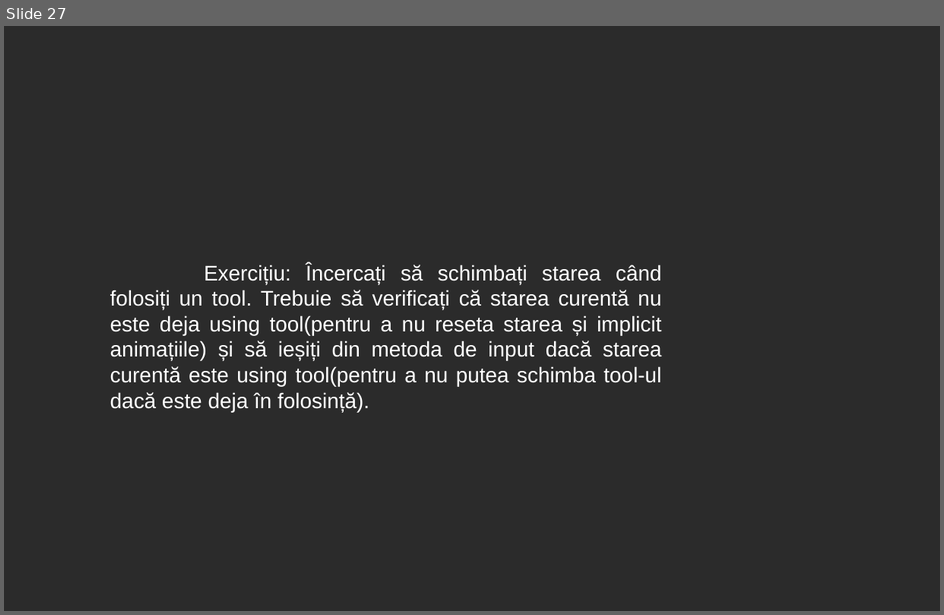
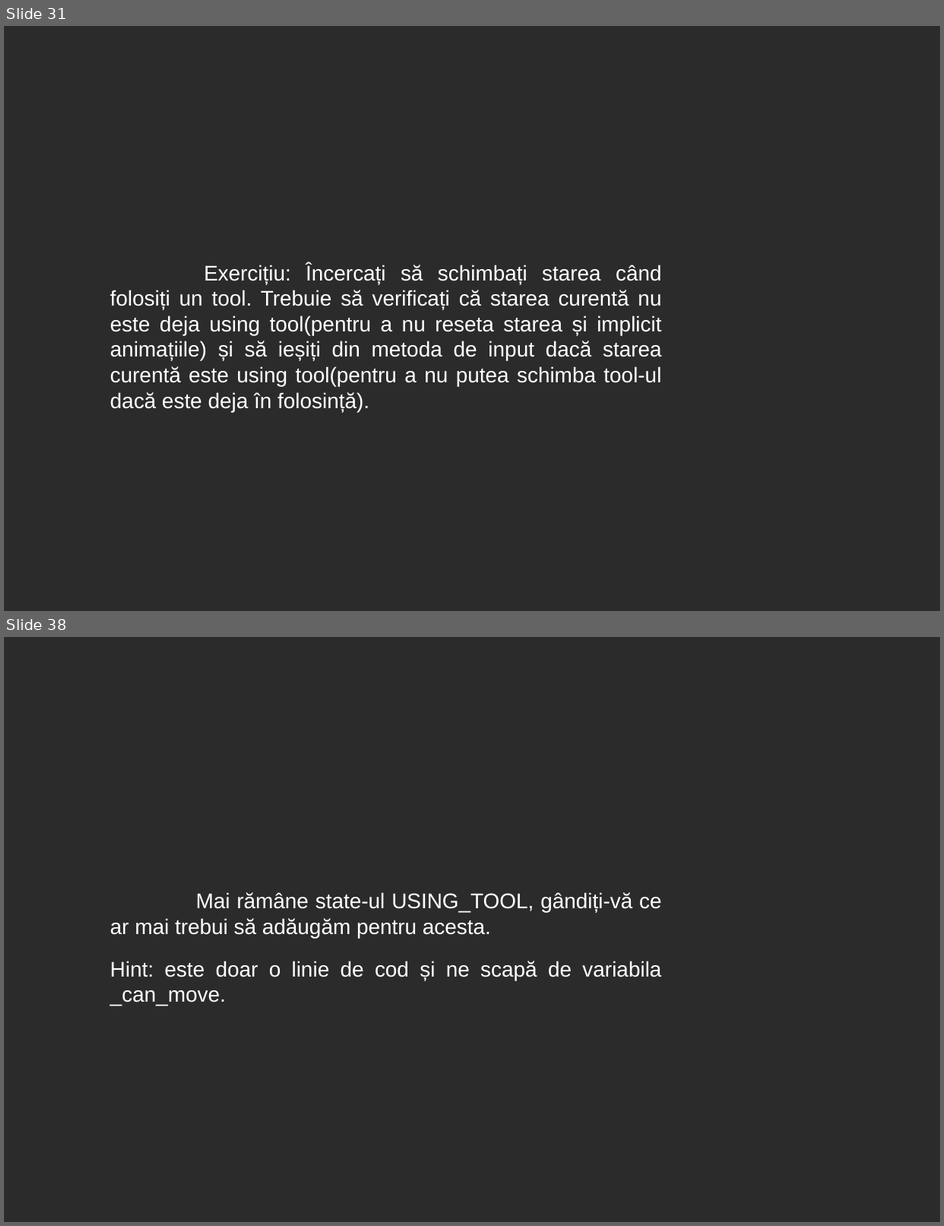
Before and after one commit to 0xspiderr/gdc-upt-presentations, a slide deck: presentation_3/presentation_3.odp. Shown one above the other, each under a label of ours: slide 27 before the commit, slides 31 and 38 after it; the slides between them are not shown. The pictures are 944x615 and 944x1226 pixels, drawn with LibreOffice and Linux fonts; fonts in the diff are those of the drawing; background and template pictures are left out; a plain dark background stands for a picture behind light text. Boxes give left, top, right and bottom in pixels: in the first picture for what was removed or moved away, otherwise in the second. Text is boxed around its words. In the diff, an @@ line names an element or a change of style, - is before the commit and + after.

```diff
--- a/presentation_3/presentation_3.odp
+++ b/presentation_3/presentation_3.odp
@@ slide 38 added at (x1=4, y1=637, x2=940, y2=1222), background picture (left out) @@
@@ text added at (x1=110, y1=892, x2=661, y2=1006), 18 pt, text #FFFFFF @@
+Mai rămâne state-ul USING_TOOL, gândiți-vă ce ar mai trebui să adăugăm pentru acesta.
+Hint: este doar o linie de cod și ne scapă de variabila _can_move.
@@ what was slide 27 is now slide 31 @@
```
Also in this commit, not shown: 1 slide changed, 37 other slides added, 23 other files.
